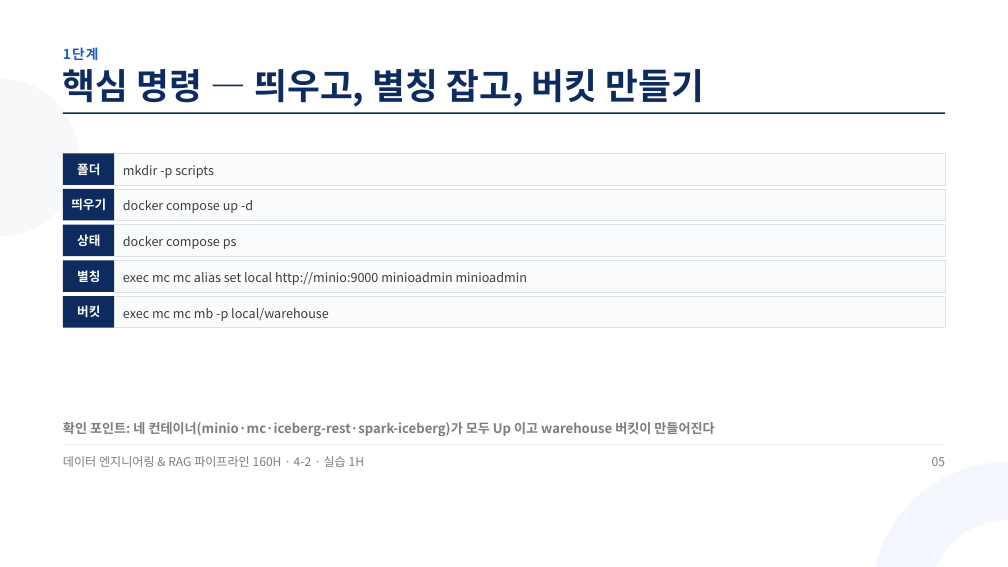
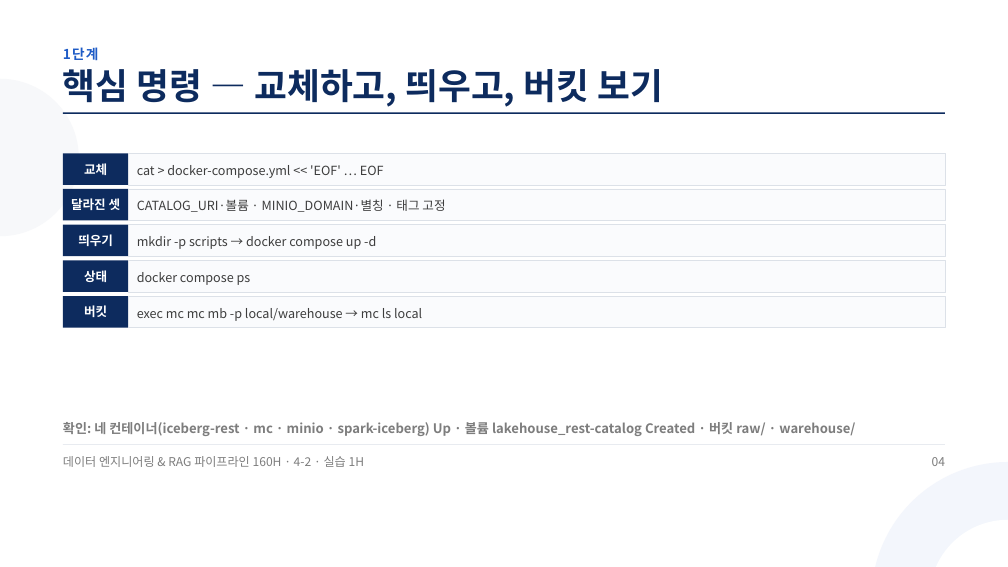
Before and after one commit to aebonlee/materials, a slide deck: slide 4 of data-eng/decks/w4d2s2.pptx (slide 5 before the commit). Drawn at 1008x567 pixels with LibreOffice and Linux fonts; fonts in the diff are those of the drawing. Boxes give left, top, right and bottom in pixels: in the first picture for what was removed or moved away, otherwise in the second. Text is boxed around its words. In the diff, an @@ line names an element or a change of style, - is before the commit and + after.

```diff
--- a/data-eng/decks/w4d2s2.pptx
+++ b/data-eng/decks/w4d2s2.pptx
@@ text at (63, 69, 663, 107): text changed @@
-핵심 명령 — 띄우고, 별칭 잡고, 버킷 만들기
+핵심 명령 — 교체하고, 띄우고, 버킷 보기
@@ rectangle: place and size @@
-rectangle at (63, 153, 114, 184)
+rectangle at (63, 153, 129, 184)
@@ text at (84, 163, 107, 175): text changed @@
-폴더
+교체
@@ rectangle: place and size @@
-rectangle at (114, 153, 945, 184)
+rectangle at (129, 153, 945, 184)
@@ text at (137, 165, 384, 178): text changed @@
-mkdir -p scripts
+cat > docker-compose.yml << 'EOF' … EOF
@@ rectangle: place and size @@
-rectangle at (63, 189, 114, 220)
+rectangle at (63, 189, 129, 220)
@@ text added at (71, 198, 121, 210), 18 pt, text #FFFFFF, bold @@
+달라진 셋
@@ rectangle: place and size @@
-rectangle at (114, 189, 945, 220)
+rectangle at (129, 189, 945, 220)
@@ text at (137, 199, 445, 212): text changed @@
-docker compose up -d
+CATALOG_URI·볼륨 · MINIO_DOMAIN·별칭 · 태그 고정
@@ rectangle: place and size @@
-rectangle at (63, 225, 114, 256)
+rectangle at (63, 225, 129, 256)
@@ text "띄우기": place and size @@
-text "띄우기" at (71, 198, 106, 210)
+text "띄우기" at (78, 234, 113, 246)
@@ rectangle: place and size @@
-rectangle at (114, 225, 945, 256)
+rectangle at (129, 225, 945, 256)
@@ text at (137, 236, 376, 249): text changed @@
-docker compose ps
+mkdir -p scripts → docker compose up -d
@@ rectangle: place and size @@
-rectangle at (63, 261, 114, 292)
+rectangle at (63, 261, 129, 292)
@@ text "상태": place and size @@
-text "상태" at (77, 234, 100, 246)
+text "상태" at (84, 270, 107, 282)
@@ rectangle: place and size @@
-rectangle at (114, 261, 945, 292)
+rectangle at (129, 261, 945, 292)
@@ text "버킷": place and size @@
-text "버킷" at (77, 305, 100, 317)
+text "버킷" at (84, 305, 107, 317)
@@ rectangle: place and size @@
-rectangle at (63, 296, 114, 328)
+rectangle at (63, 296, 129, 328)
@@ text removed at (77, 270, 100, 282) @@
-별칭
@@ rectangle: place and size @@
-rectangle at (114, 296, 945, 328)
+rectangle at (129, 296, 945, 328)
@@ text at (137, 272, 251, 285): text changed @@
-exec mc mc alias set local http://minio:9000 minioadmin minioadmin
+docker compose ps
@@ text at (137, 308, 422, 321): text changed @@
-exec mc mc mb -p local/warehouse
+exec mc mc mb -p local/warehouse → mc ls local
@@ text at (63, 422, 855, 436): text changed @@
-확인 포인트: 네 컨테이너(minio·mc·iceberg-rest·spark-iceberg)가 모두 Up 이고 warehouse 버킷이 만들어진다
+확인: 네 컨테이너(iceberg-rest · mc · minio · spark-iceberg) Up · 볼륨 lakehouse_rest-catalog Created · 버킷 raw/ · warehouse/
@@ text at (932, 457, 945, 466): text changed @@
-05
+04
```
Also in this commit, not shown: 8 other slides changed, 1 slide added, 1 slide removed, 32 other files.
